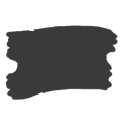
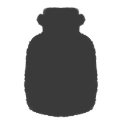
Layers edited between the first and the second 122×122 image:
added group "tornado na garrafa" with 8 layers above "cupom" over [5, 7, 118, 118]
added layer "Pintar camada 22" (1st of 6, in "tornado na garrafa") in group "tornado na garrafa" over [5, 7, 118, 118]
added layer "Pintar camada 24" in group "tornado na garrafa" over [5, 7, 118, 118]
added group "Agrupar 23" with 1 layers in group "tornado na garrafa" over [5, 7, 118, 118]
added layer "line 2" in group "Agrupar 23" over [5, 7, 118, 118]
added layer "pitura 2" in group "tornado na garrafa" over [5, 7, 118, 118]
added layer "line" (1st of 5, in "tornado na garrafa") in group "tornado na garrafa" over [5, 7, 118, 118]
added layer "pitura" (1st of 6, in "tornado na garrafa") in group "tornado na garrafa" over [5, 7, 118, 118]
hid group "cupom" (4 layers) over [5, 7, 118, 118]
painted on "Pintar camada 22" (2nd of 6, in "cupom") over [5, 7, 118, 118]
